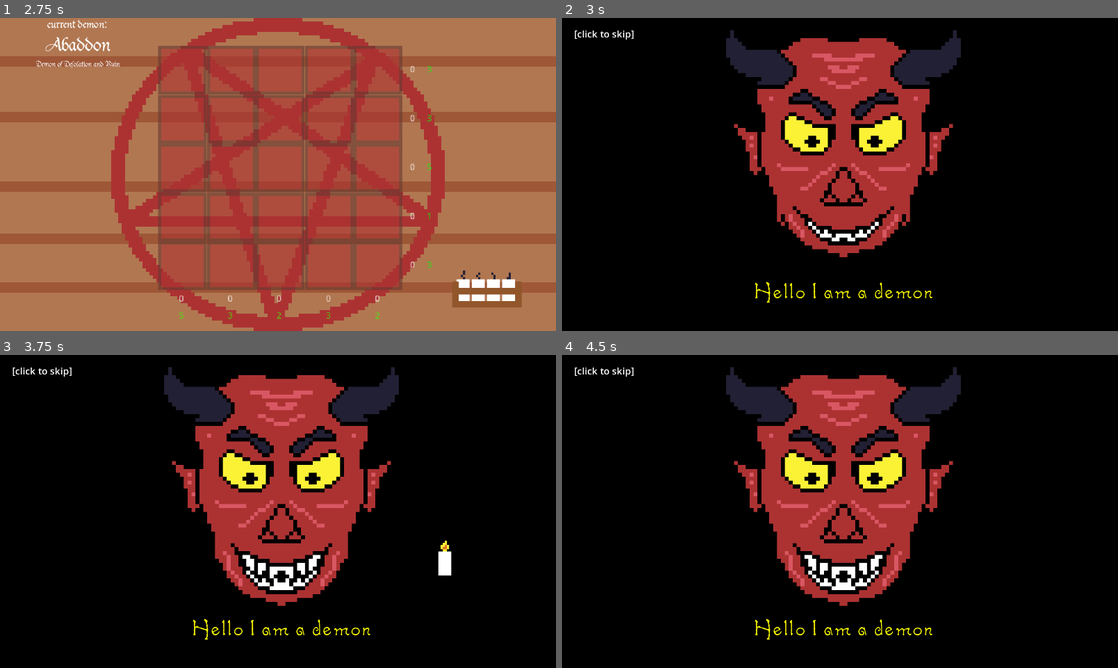
Above: before the commit, frames 1-4 (two rows, left to right).
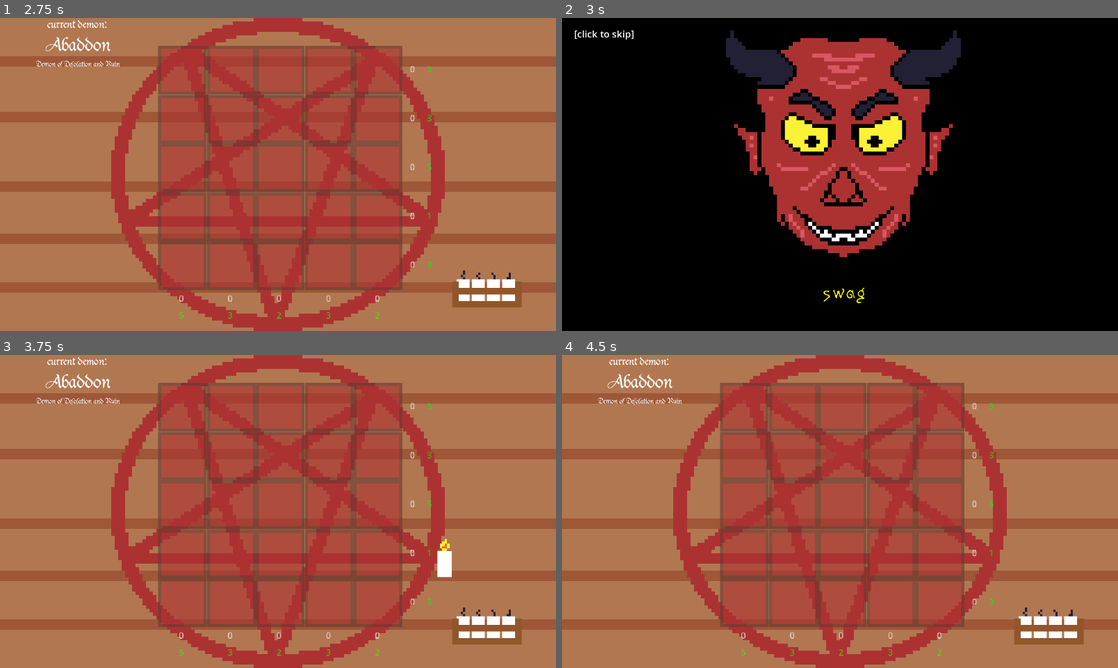
Above: after the commit, the same moments.

Repository: adrientremblay/ld55
Game: Godot game, scene res://scenes/title_screen.tscn
Two runs of this game, one before a commit and one after it. Both use one fixed random seed, a clock stepped at 60 frames per second and the inputs below.
Inputs (mouse positions are in pixels of both pictures, inside the frame that each line leads up to):
- Up to frame 1 (2.75 s): tap Enter at 0.5, 1.25, 2 s; move the mouse to (400, 158) at 0.52 s; press the mouse at (400, 158) at 0.53 s; move the mouse to (166, 190) at 1.27 s; release the mouse at (166, 190) at 1.28 s; click (166, 190) at 1.35 s; move the mouse to (333, 105) at 2.02 s; press the mouse at (333, 105) at 2.03 s
- Up to frame 2 (3 s): tap Space (skip_level) at 2.75 s; move the mouse to (1051, 290) at 2.77 s; release the mouse at (1051, 290) at 2.78 s; click (1051, 290) at 2.85 s
- Up to frame 3 (3.75 s): tap Enter at 3.5 s; move the mouse to (444, 558) at 3.52 s; press the mouse at (444, 558) at 3.53 s
- Up to frame 4 (4.5 s): tap Enter at 4.25 s; move the mouse to (1006, 558) at 4.27 s; release the mouse at (1006, 558) at 4.28 s; click (1006, 558) at 4.35 s

Frame 1 is identical in both runs. In frame 2, 0.4% of the frame differs, in the area x 34-67%, y 84-92%; in frame 3, 96%; in frame 4, 96%, in the area x 0-100%, y 0-100%.

Commit message:
Summoned demons have multiple lines now

Diff:
--- a/scenes/demon_scene.gd
+++ b/scenes/demon_scene.gd
@@ -1,6 +1,7 @@
 extends Control
 
 var demon: Demon
+var line_i = 0
 
 # Called when the node enters the scene tree for the first time.
 func _ready() -> void:
@@ -11,7 +12,19 @@
 	if visible == false:
 		return
 
+	if Input.is_action_just_pressed("click"):
+		line_i += 1
+		if (line_i >= demon.lines.size()):
+			banish()
+		else:
+			$SpeechBubble.text = demon.lines[line_i]
+
 func summon(demon: Demon):
 	self.demon = demon
-	self.visible = true
-	$SpeechBubble.text = demon.lines[0]
+	visible = true
+	line_i = 0
+	$SpeechBubble.text = demon.lines[line_i]
+
+func banish():
+	visible = false
+	# TODO load next level
--- a/scenes/demon_scene.tscn
+++ b/scenes/demon_scene.tscn
@@ -55,7 +55,7 @@
 position = Vector2(648, 298)
 scale = Vector2(9, 9)
 sprite_frames = SubResource("SpriteFrames_2gw6p")
-frame_progress = 0.437312
+frame_progress = 0.473693
 
 [node name="SkipText" type="Label" parent="."]
 layout_mode = 1
--- a/scenes/main.gd
+++ b/scenes/main.gd
@@ -21,7 +21,7 @@
 	add_child(object)
 
 func make_levels():
-	demons_to_summon.append(Demon.new("Abaddon", "Demon of Desolation and Ruin", null, null, []))
+	demons_to_summon.append(Demon.new("Abaddon", "Demon of Desolation and Ruin", null, null, ["I am Abaddon! Am I the first demon you've ever seen?", "swag"]))
 	demons_to_summon.append(Demon.new("Moloch", "Demon of Wrath and Violence", null, null, []))
 	demons_to_summon.append(Demon.new("Astaroth", "Demon of Vanity and Envy", null, null, []))
 	#demons_to_summon.append(Demon.new("Belial", "Demon of Lawlessness and Corruption", null, null, []))
